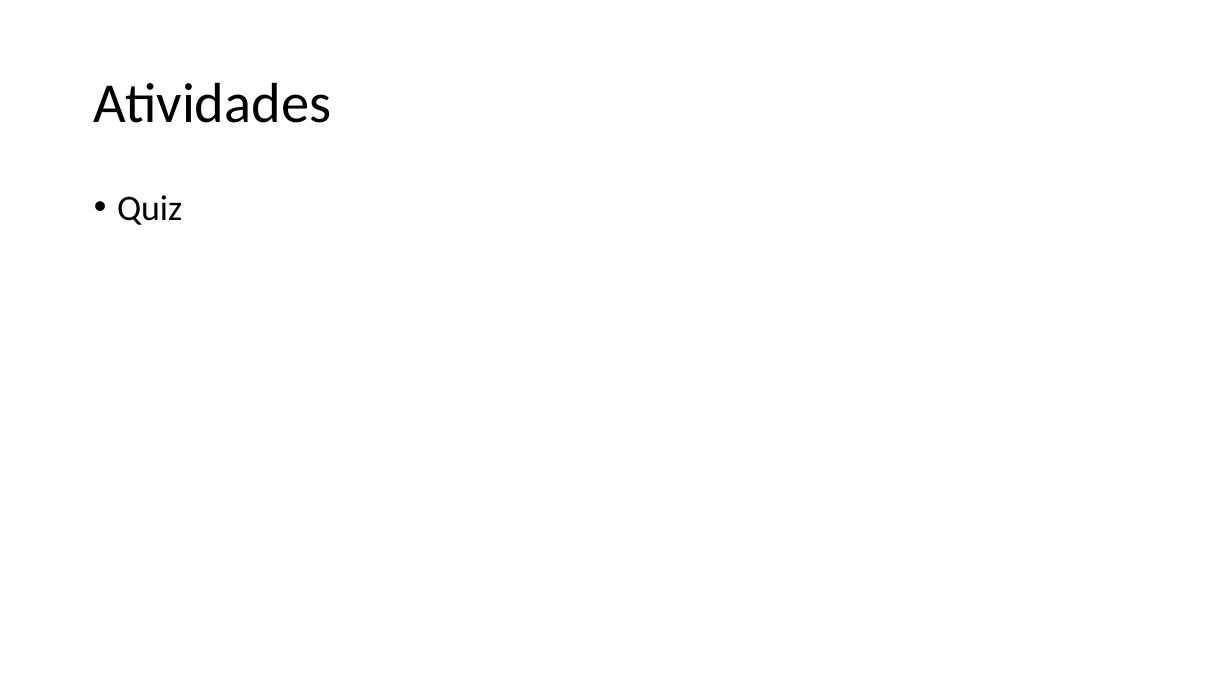
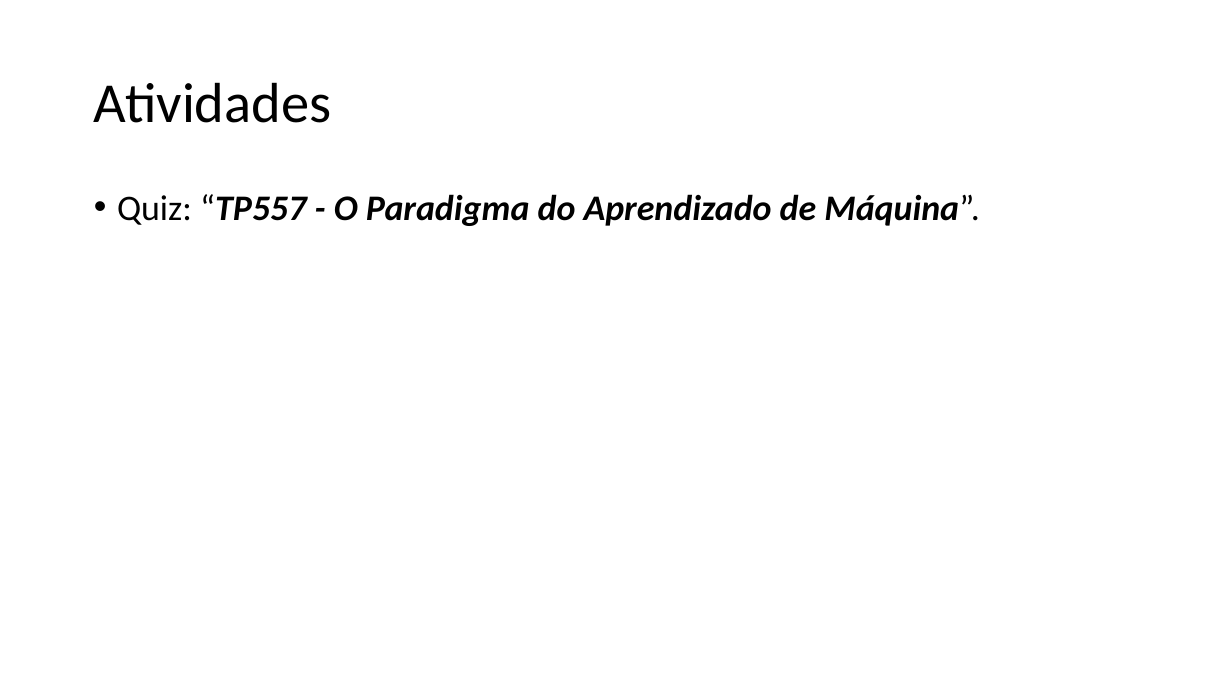
Before and after one commit to zz4fap/tp557-iot-ml, a slide deck: slide 13 of slides/TP557_4_O_Paradigma_do_Machine_Learning.pptx (slide 14 before the commit). Drawn at 1232x693 pixels with LibreOffice and Linux fonts; fonts in the diff are those of the drawing. Boxes give left, top, right and bottom in pixels: in the first picture for what was removed or moved away, otherwise in the second. Text is boxed around its words. In the diff, an @@ line names an element or a change of style, - is before the commit and + after.

```diff
--- a/slides/TP557_4_O_Paradigma_do_Machine_Learning.pptx
+++ b/slides/TP557_4_O_Paradigma_do_Machine_Learning.pptx
@@ text at (117, 194, 980, 226): text changed; bold on; italic on @@
-• Quiz
+• Quiz: “TP557 - O Paradigma do Aprendizado de Máquina”.
```
Also in this commit, not shown: 2 other slides changed, 2 slides added, 17 slides removed, 2 other files.
